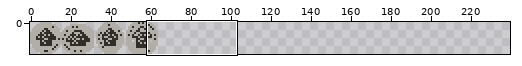
Pixel-art file: support/abilities/double-jump.aseprite. The first picture is a wide view before the edit; the outline marks the close-up.
Close-up. Before the commit:
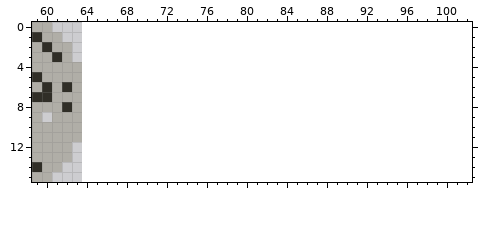
64x16 pixels, 1 frame. Shown: x 59..102, y 0..15. The old version is drawn lined up with the new one, on the new canvas. The commit also changed other parts of the picture, which this record leaves out.
New version:
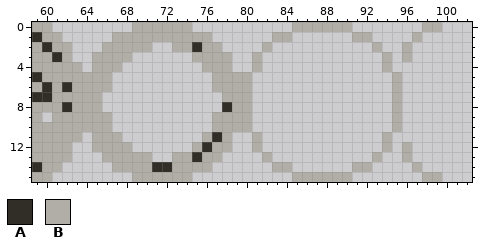
Palette (. is transparent): A #302e27  B #b0aea7
What changed:
canvas 64x16 -> 240x16
y 0: x 69..74 ...... -> BBBBBB; x 85..90 ...... -> BBBBBB; x 98..99 .. -> BB
y 1: x 67..76 .......... -> BBBBBBBBBB; x 83..84 .. -> BB; x 91..92 .. -> BB; x 97 . -> B
y 2: x 66..70 ..... -> BBBBB; x 73..77 ..... -> BBABB; x 82 . -> B; x 93 . -> B; x 96 . -> B
y 3: x 65..68 .... -> BBBB; x 75..78 .... -> BBBB; x 81 . -> B; x 94 . -> B; x 96 . -> B
y 4: x 65..67 ... -> BBB; x 76..78 ... -> BBB; x 81 . -> B; x 94 . -> B
y 5..6: x 64..66 ... -> BBB; x 77..80 .... -> BBBB; x 95 . -> B
y 7: x 64..65 .. -> BB; x 78..80 ... -> BBB; x 95 . -> B
y 8: x 64..65 .. -> BB; x 78..80 ... -> ABB; x 95 . -> B
y 9..10: x 64..66 ... -> BBB; x 77..80 .... -> BBBB; x 95 . -> B
y 11: x 65..67 ... -> BBB; x 76..78 ... -> BAB; x 81 . -> B; x 94 . -> B
y 12: x 65..68 .... -> BBBB; x 75..78 .... -> BABB; x 81 . -> B; x 94 . -> B; x 96 . -> B
y 13: x 66..70 ..... -> BBBBB; x 73..77 ..... -> BBABB; x 82 . -> B; x 93 . -> B; x 96 . -> B
y 14: x 67..76 .......... -> BBBBAABBBB; x 83..84 .. -> BB; x 91..92 .. -> BB; x 97 . -> B
y 15: x 69..74 ...... -> BBBBBB; x 85..90 ...... -> BBBBBB; x 98..99 .. -> BB
Boxes around the changes in both close-ups, in picture pixels (x1, y1, x2, y2):
added: (82, 22, 442, 182)
